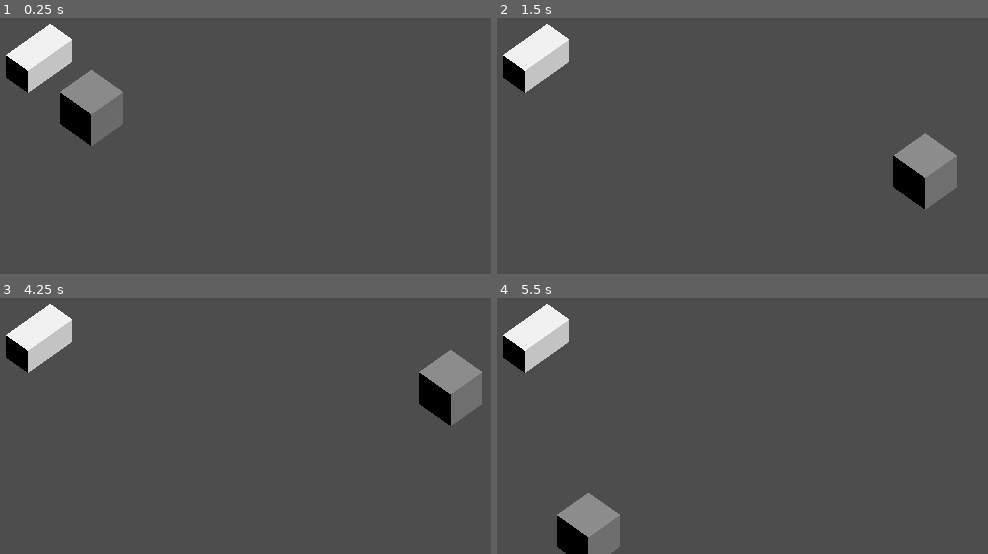
Above: before the commit, frames 1-4 (two rows, left to right).
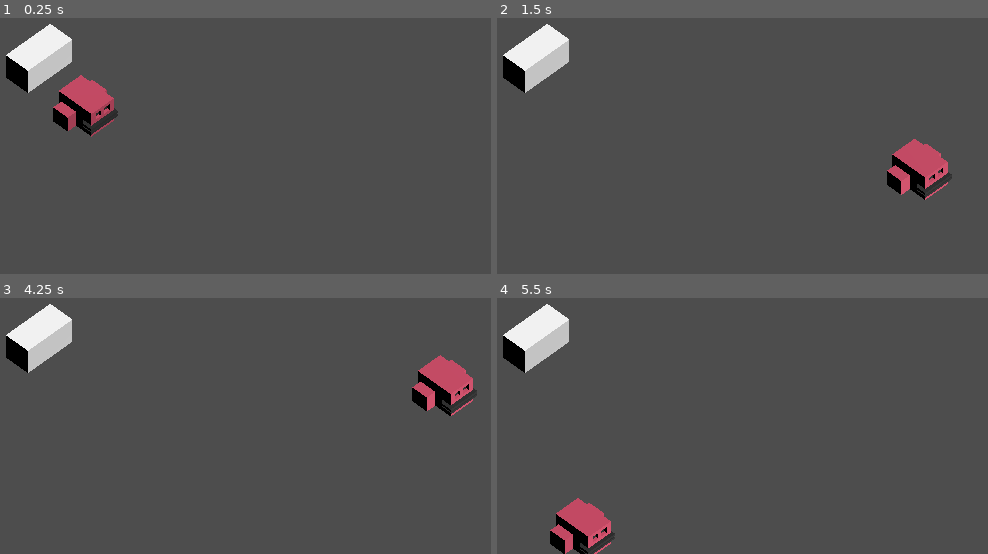
Above: after the commit, the same moments.

Repository: Wisteria-W/frog_liquor
Game: Godot game, scene res://Scenes/scene_test.tscn
The game is run twice, just before and just after one commit, with the same random seed, the same clock (stepped at 60 frames per second) and the same inputs. This scene is started directly instead of the project's main scene.
Inputs:
- Up to frame 1 (0.25 s): no input
- Up to frame 2 (1.5 s): tap Enter at 0.5 s; hold D (Right) 0.53-1.28 s; tap F (Interaction, bound only after the commit) at 0.6, 1.35 s; hold S (Down) from 1.28 s (still down)
- Up to frame 3 (4.25 s): release S (Down) at 2.03 s; hold D (Right) 2.03-2.78 s; tap F (Interaction, bound only after the commit) at 2.1, 2.85, 3.6 s; tap Space at 2.75 s; hold W (Up) 2.78-3.53 s; tap Enter at 3.5 s; hold A (Left) from 3.53 s (still down)
- Up to frame 4 (5.5 s): tap F (Interaction, bound only after the commit) at 4.35, 5.1 s; release A (Left) at 5.03 s; hold S (Down) from 5.03 s (still down)

The runs differ from the first frame. In frame 1, 2.5% of the frame differs, in the area x 10-26%, y 20-50%; in frame 2, 2.5%, in the area x 79-94%, y 44-75%; in frame 3, 2.5%; in frame 4, 2.2%.

Commit message:
[ADD] Frog Player mesh, interaction logic for Tile [CHANGE] Tile selection logic

Diff:
--- a/Project/Prefabs/Player.tscn
+++ b/Project/Prefabs/Player.tscn
@@ -1,13 +1,15 @@
-[gd_scene load_steps=5 format=3 uid="uid://d2m5dx7ffhj07"]
+[gd_scene load_steps=6 format=3 uid="uid://d2m5dx7ffhj07"]
 
 [ext_resource type="Script" path="res://Scripts/player_movement.gd" id="1_nc2x1"]
+[ext_resource type="ArrayMesh" uid="uid://7uxkssw67hbc" path="res://Mesh/frogliq4.obj" id="2_2n4k6"]
 [ext_resource type="Script" path="res://Scripts/tile_detector.gd" id="2_cc6ua"]
 
 [sub_resource type="BoxShape3D" id="BoxShape3D_d4lr6"]
 size = Vector3(0.5, 0.5, 0.5)
 
-[sub_resource type="BoxMesh" id="BoxMesh_lkjhp"]
-size = Vector3(0.5, 0.5, 0.5)
+[sub_resource type="StandardMaterial3D" id="StandardMaterial3D_hwj1r"]
+vertex_color_use_as_albedo = true
+vertex_color_is_srgb = true
 
 [node name="Player" type="CharacterBody3D"]
 collision_mask = 2
@@ -18,15 +20,15 @@
 shape = SubResource("BoxShape3D_d4lr6")
 
 [node name="MeshInstance3D" type="MeshInstance3D" parent="."]
-transform = Transform3D(1, 0, 0, 0, 1, 0, 0, 0, 1, 0, 0.25, 0)
-mesh = SubResource("BoxMesh_lkjhp")
+transform = Transform3D(0.052, 0, 0, 0, 0.052, 0, 0, 0, 0.052, 0, 0.05, 0)
+material_override = SubResource("StandardMaterial3D_hwj1r")
+mesh = ExtResource("2_2n4k6")
 
 [node name="TileDetector" type="Node3D" parent="." node_paths=PackedStringArray("raycast")]
 script = ExtResource("2_cc6ua")
 raycast = NodePath("RayCast3D")
 
 [node name="RayCast3D" type="RayCast3D" parent="TileDetector"]
-transform = Transform3D(1, 0, 0, 0, 1, 0, 0, 0, 1, 0, 0, 0)
-target_position = Vector3(0, 0, 0.5)
+target_position = Vector3(0, 0, 1)
 collision_mask = 4
 collide_with_areas = true
--- a/Project/Prefabs/Tile_Test.tscn
+++ b/Project/Prefabs/Tile_Test.tscn
@@ -18,7 +18,6 @@
 mesh = NodePath("MeshInstance3D")
 
 [node name="Area3D" type="Area3D" parent="."]
-transform = Transform3D(1, 0, 0, 0, 1, 0, 0, 0, 1, 0, 0, 0)
 collision_layer = 4
 collision_mask = 0
 
--- a/Project/Scripts/tile.gd
+++ b/Project/Scripts/tile.gd
@@ -1,5 +1,7 @@
 extends Node
 class_name Tile
+
+@export var interactor : Interactor
 
 var is_selected : bool = false
 @export var mesh : MeshInstance3D
@@ -7,5 +9,7 @@
 func _process(delta):
 	if is_selected:
 		mesh.material_override.albedo_color = Color.RED
+		if Input.is_action_just_pressed("Interaction") && interactor:
+			interactor.interact()
 	else:
 		mesh.material_override.albedo_color = Color.WHITE
--- a/Project/Scripts/tile_detector.gd
+++ b/Project/Scripts/tile_detector.gd
@@ -2,20 +2,33 @@
 
 @export var raycast : RayCast3D
 var selected_tile : Node3D
+enum VerticalDirections {
+	UP,
+	DOWN
+}
+var curent_vertical_dir : VerticalDirections = VerticalDirections.UP
 
 func _physics_process(delta):
-	#var input_dir : Vector3
-	var input_dir = Input.get_vector("Left", "Right", "Up", "Down").rotated(deg_to_rad(45))
-	#if Input.is_action_pressed("Left"):
-		#input_dir = Vector3.LEFT
-	#elif Input.is_action_pressed("Right"):
-		#input_dir = Vector3.RIGHT
-	#elif Input.is_action_pressed("Up"):
-		#input_dir = Vector3.UP
-	#elif Input.is_action_pressed("Down"):
-		#input_dir = Vector3.DOWN
-	if global_position != global_position -Vector3(input_dir.x, 0, input_dir.y):
-		look_at(global_position -Vector3(input_dir.x, 0, input_dir.y), Vector3.UP)
+	var input_dir : Vector3
+	#var input_dir = Input.get_vector("Left", "Right", "Up", "Down").rotated(deg_to_rad(45))
+	if Input.is_action_pressed("Up"):
+		curent_vertical_dir = VerticalDirections.UP
+	elif Input.is_action_pressed("Down"):
+		curent_vertical_dir = VerticalDirections.DOWN
+
+	if Input.is_action_pressed("Left"):
+		if curent_vertical_dir == VerticalDirections.UP:
+			input_dir = Vector3(0, 0, -1)
+		else:
+			input_dir = Vector3(-1, 0, 0)
+	elif Input.is_action_pressed("Right"):
+		if curent_vertical_dir == VerticalDirections.UP:
+			input_dir = Vector3(1, 0, 0)
+		else:
+			input_dir = Vector3(0, 0, 1)
+
+	if global_position != global_position -input_dir:
+		look_at(global_position -input_dir, Vector3.UP)
 
 	raycast.force_raycast_update()
 	if raycast.is_colliding():
--- a/Project/project.godot
+++ b/Project/project.godot
@@ -18,6 +18,10 @@
 [autoload]
 
 PotionService="*res://Scripts/potion_service.gd"
+
+[filesystem]
+
+import/fbx/enabled=false
 
 [input]
 
@@ -41,6 +45,11 @@
 "events": [Object(InputEventKey,"resource_local_to_scene":false,"resource_name":"","device":-1,"window_id":0,"alt_pressed":false,"shift_pressed":false,"ctrl_pressed":false,"meta_pressed":false,"pressed":false,"keycode":0,"physical_keycode":83,"key_label":0,"unicode":115,"echo":false,"script":null)
 ]
 }
+Interaction={
+"deadzone": 0.5,
+"events": [Object(InputEventKey,"resource_local_to_scene":false,"resource_name":"","device":-1,"window_id":0,"alt_pressed":false,"shift_pressed":false,"ctrl_pressed":false,"meta_pressed":false,"pressed":false,"keycode":0,"physical_keycode":70,"key_label":0,"unicode":102,"echo":false,"script":null)
+]
+}
 
 [layer_names]
 
Not shown, added: Project/Mesh/frogliq4.obj
Not shown, added: Project/Mesh/frogliq4.obj.import
